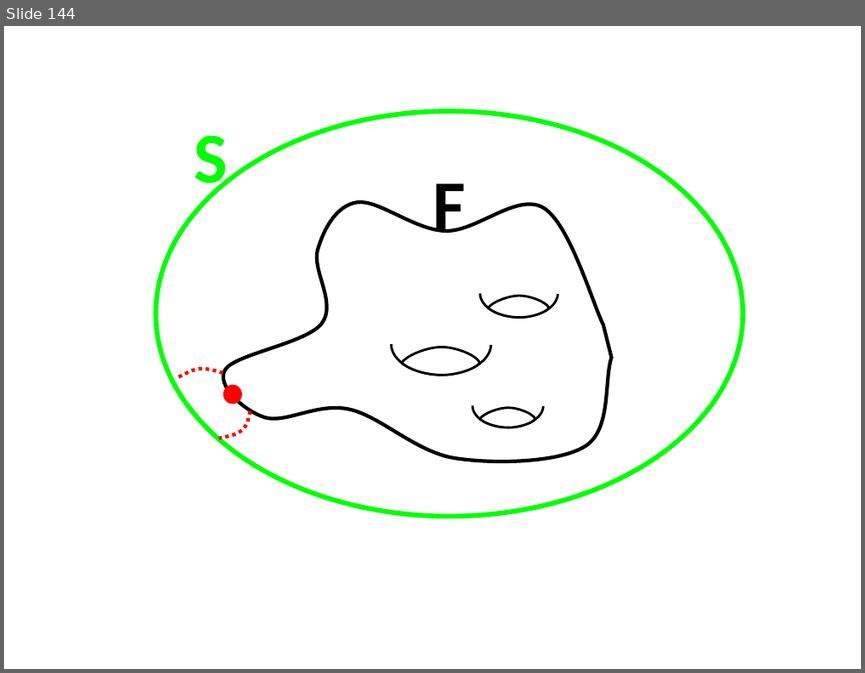
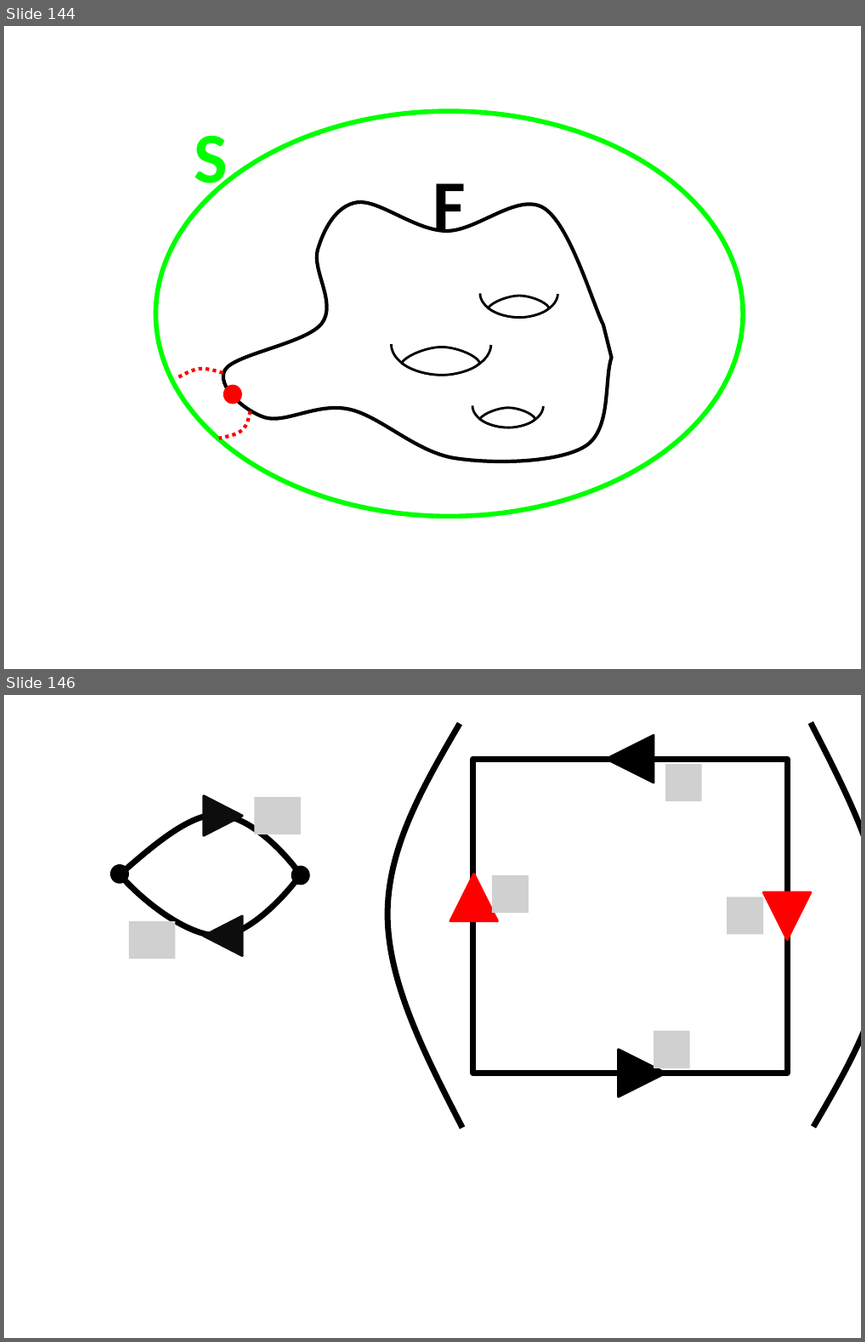
Before and after one commit to lutteropp/GeoTopo, a slide deck: images/Bilder.pptx. Shown one above the other, each under a label of ours: slide 144 before the commit, slides 144 and 146 after it; the slides between them are not shown. The pictures are 865x673 and 865x1342 pixels, drawn with LibreOffice and Linux fonts; fonts in the diff are those of the drawing; grey boxes stand for pictures. Boxes give left, top, right and bottom in pixels: in the first picture for what was removed or moved away, otherwise in the second. Text is boxed around its words. In the diff, an @@ line names an element or a change of style, - is before the commit and + after.

```diff
--- a/images/Bilder.pptx
+++ b/images/Bilder.pptx
@@ slide 146 added at (4,695,861,1338), background #FFFFFF @@
@@ freeform shape added at (388,723,462,1127), outline #000000 5 pt @@
@@ triangle added at (607,735,653,783), fill #000000, outline #000000 2 pt @@
@@ freeform shape added at (811,722,861,1126), outline #000000 5 pt @@
@@ rectangle added at (472,760,786,1073), outline #000000 5 pt @@
@@ picture added at (665,764,702,801) @@
@@ triangle added at (203,795,242,835), fill #0D0D0D, outline #0D0D0D 2 pt @@
@@ freeform shape added at (120,815,301,936), outline #000000 5 pt @@
@@ picture added at (254,797,301,834) @@
@@ ellipse added at (110,864,129,884), fill #000000 @@
@@ ellipse added at (291,866,310,885), fill #000000 @@
@@ triangle added at (450,874,498,921), fill #FF0000, outline #FF0000 2 pt @@
@@ picture added at (492,875,528,913) @@
@@ picture added at (726,896,763,934) @@
@@ triangle added at (763,892,811,939), fill #FF0000, outline #FF0000 2 pt @@
@@ picture added at (129,921,176,959) @@
@@ triangle added at (203,916,242,955), fill #0D0D0D, outline #0D0D0D 2 pt @@
@@ triangle added at (619,1049,665,1096), fill #000000, outline #000000 2 pt @@
@@ picture added at (653,1031,689,1068) @@
```
Also in this commit, not shown: 10 other slides added, 7 other files.
